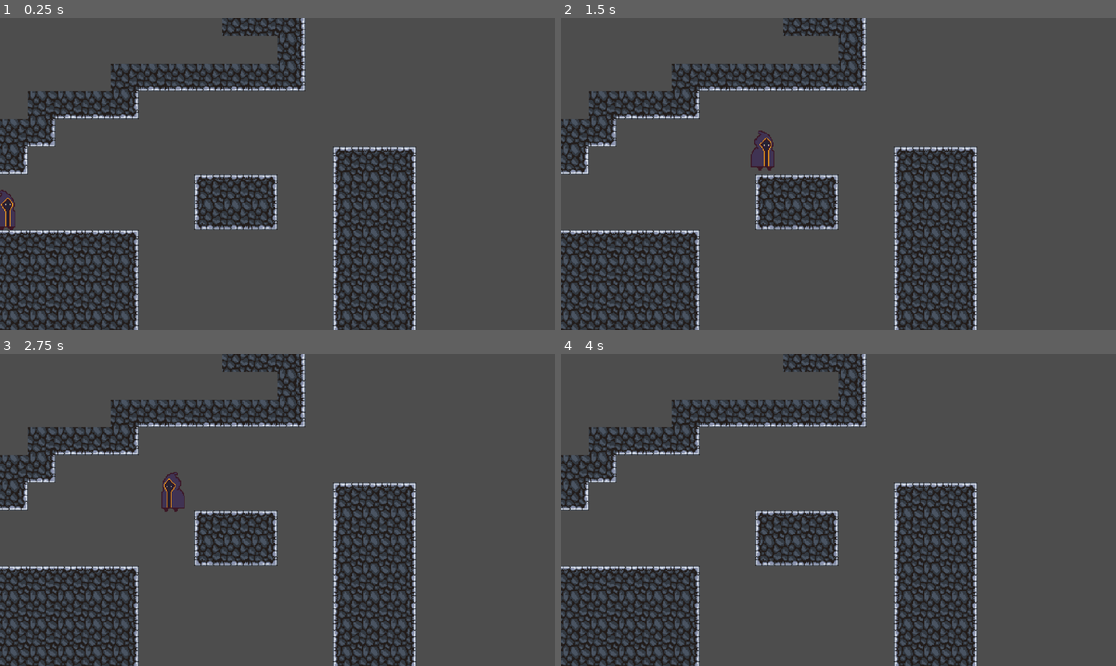
Above: before the commit, frames 1-4 (two rows, left to right).
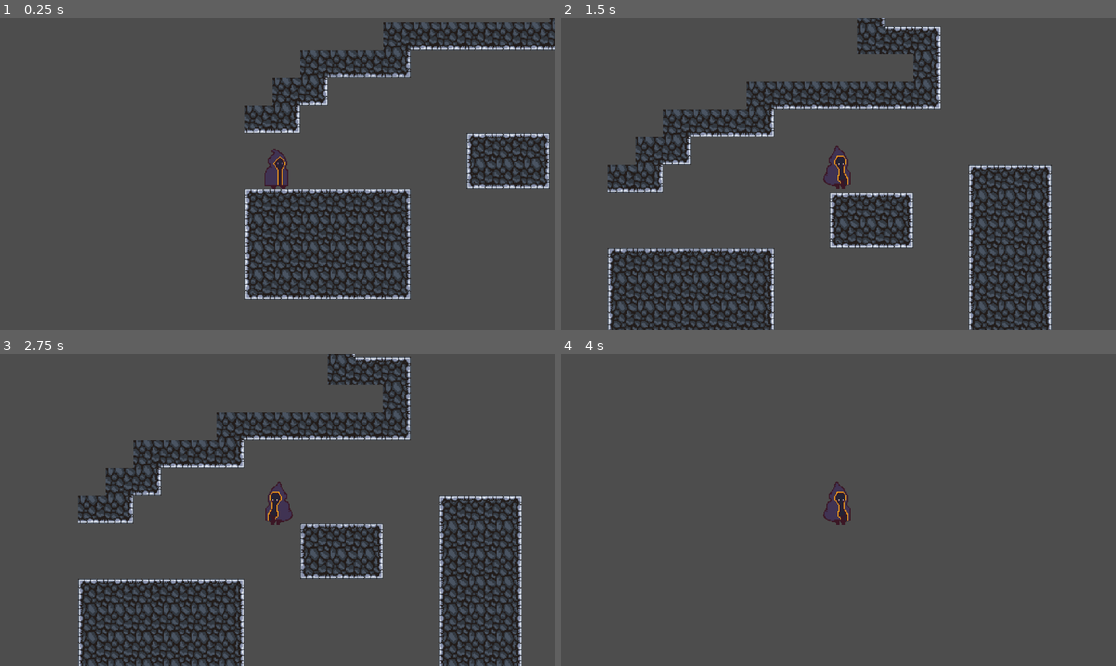
Above: after the commit, the same moments.

Repository: lilnoggi/SplitLight_GameJam2025
Game: Godot game, scene res://Scenes/main.tscn
The game is run twice, just before and just after one commit, with the same random seed, the same clock (stepped at 60 frames per second) and the same inputs.
Inputs:
- Up to frame 1 (0.25 s): no input
- Up to frame 2 (1.5 s): tap Enter at 0.5 s; hold D (move_right) from 0.53 s (still down); tap Space (jump) at 0.6, 0.77, 1.07, 1.35 s
- Up to frame 3 (2.75 s): tap Space (jump) at 1.52, 1.82, 2.1 s; release D (move_right) at 2.03 s; hold A (move_left) from 2.03 s (still down)
- Up to frame 4 (4 s): release A (move_left) at 2.78 s; hold D (move_right) from 2.78 s (still down); tap Space (jump) at 2.85, 3.02, 3.32, 3.6, 3.77 s

The runs differ from the first frame. In frame 1, 29% of the frame differs, in the area x 0-100%, y 0-100%; in frame 2, 34%; in frame 3, 35%, in the area x 0-94%, y 0-100%; in frame 4, 19%.

Commit message:
Jump and fall animations now work

Diff:
--- a/Assets/Scripts/player_animator.gd
+++ b/Assets/Scripts/player_animator.gd
@@ -9,3 +9,13 @@
 		sprite.flip_h = false
 	elif player_controller.direction == -1:
 		sprite.flip_h = true
+
+	if abs(player_controller.velocity.x) > 0.0:
+		animation_player.play("player_walk")
+	else:
+		animation_player.play("player_idle")
+
+	if player_controller.velocity.y < 0.0:
+		animation_player.play("player_jump")
+	elif player_controller.velocity.y > 0.0:
+		animation_player.play("player_fall")
--- a/Scenes/main.tscn
+++ b/Scenes/main.tscn
@@ -192,8 +192,7 @@
 scale = Vector2(1.41861, 1.7529)
 shape = SubResource("RectangleShape2D_jjvhh")
 
-[node name="Camera2D" type="Camera2D" parent="."]
-offset = Vector2(0, -64.54)
+[node name="Camera2D" type="Camera2D" parent="Player"]
 zoom = Vector2(1.8, 1.8)
 
 [node name="TileMap" type="TileMap" parent="."]
